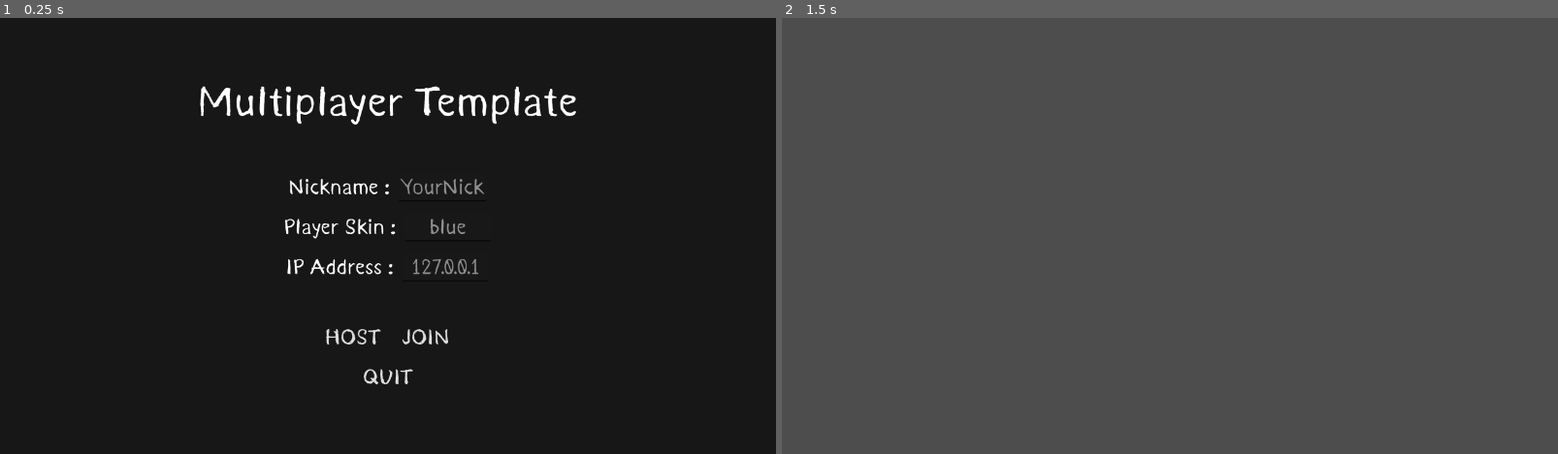
Above: before the commit, frames 1-2 (left to right).
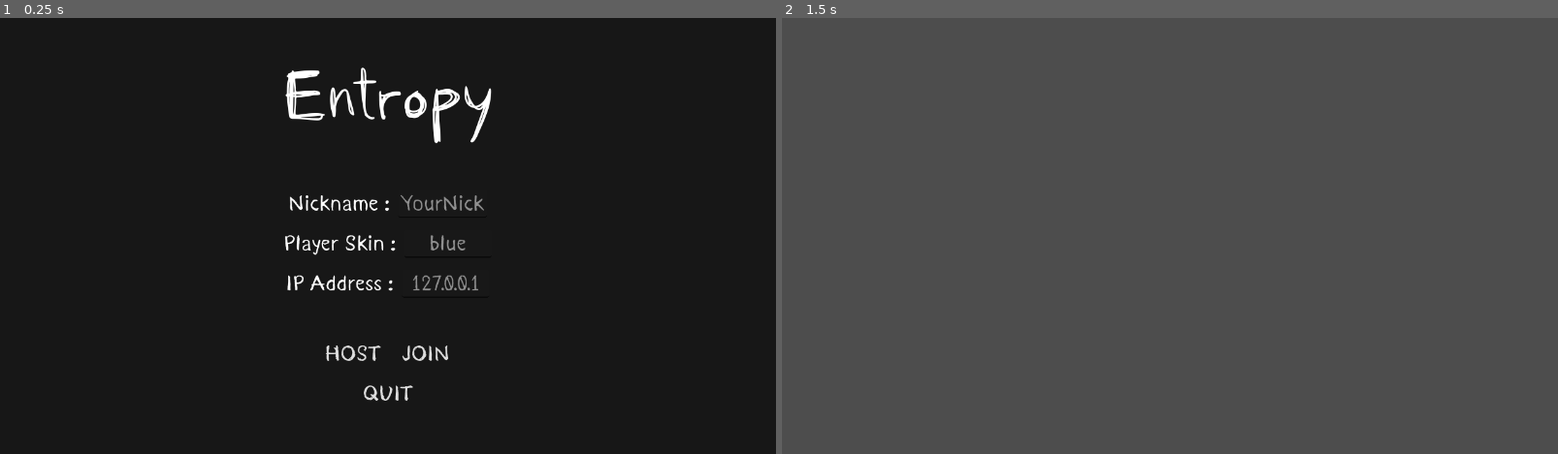
Above: after the commit, the same moments.

Repository: FreeSaladEggs/GGJ-2026
Game: Godot game, scene res://scenes/level/level.tscn
Same seed, same stepped clock (60 frames per second), same inputs: the game is played once before the commit and once after it.
Inputs (mouse positions are in pixels of both pictures, inside the frame that each line leads up to):
- Up to frame 1 (0.25 s): no input
- Up to frame 2 (1.5 s): click "HOST" at 0.5 s; tap Enter at 1.25 s; move the mouse to (1208, 236) at 1.27 s; hold W (move_forward) from 1.28 s (still down); tap R (attack) at 1.35 s; click (1208, 236) at 1.42 s

The runs differ from the first frame. In frame 1, 4.1% of the frame differs, in the area x 25-75%, y 11-88%; in frame 2, nothing differs.

Commit message:
esm el game
entrofy

Diff:
--- a/global-game-jam-2026-v/scenes/ui/main_menu_ui.tscn
+++ b/global-game-jam-2026-v/scenes/ui/main_menu_ui.tscn
@@ -1,12 +1,13 @@
-[gd_scene load_steps=4 format=3 uid="uid://bx7mq8t8hjn7q"]
+[gd_scene format=3 uid="uid://bx7mq8t8hjn7q"]
 
 [ext_resource type="FontFile" uid="uid://diapabmalpcrj" path="res://assets/fonts/Kurland.ttf" id="1_font"]
+[ext_resource type="FontFile" uid="uid://guh442jd2yjb" path="res://assets/fonts/Poesing.ttf" id="2_b8bkt"]
 [ext_resource type="Script" uid="uid://wfj6b11wkwx2" path="res://scripts/main_menu_ui.gd" id="2_script"]
 
 [sub_resource type="StyleBoxLine" id="StyleBoxLine_npnbc"]
 color = Color(0, 0, 0, 0)
 
-[node name="MainMenuUI" type="Control"]
+[node name="MainMenuUI" type="Control" unique_id=1349505428]
 layout_mode = 3
 anchors_preset = 15
 anchor_right = 1.0
@@ -15,7 +16,7 @@
 grow_vertical = 2
 script = ExtResource("2_script")
 
-[node name="ColorRect" type="ColorRect" parent="."]
+[node name="ColorRect" type="ColorRect" parent="." unique_id=1314480336]
 layout_mode = 1
 anchors_preset = 15
 anchor_right = 1.0
@@ -24,7 +25,7 @@
 grow_vertical = 2
 color = Color(0.0901961, 0.0901961, 0.0901961, 1)
 
-[node name="MainContainer" type="VBoxContainer" parent="."]
+[node name="MainContainer" type="VBoxContainer" parent="." unique_id=588899682]
 layout_mode = 1
 anchors_preset = 14
 anchor_top = 0.5
@@ -37,15 +38,15 @@
 theme_override_constants/separation = 50
 alignment = 1
 
-[node name="Label" type="Label" parent="MainContainer"]
+[node name="Label" type="Label" parent="MainContainer" unique_id=1271503245]
 layout_mode = 2
 size_flags_horizontal = 6
 size_flags_vertical = 0
-theme_override_fonts/font = ExtResource("1_font")
-theme_override_font_sizes/font_size = 70
-text = "Multiplayer Template"
+theme_override_fonts/font = ExtResource("2_b8bkt")
+theme_override_font_sizes/font_size = 120
+text = "Entropy"
 
-[node name="MainMenu" type="VBoxContainer" parent="MainContainer"]
+[node name="MainMenu" type="VBoxContainer" parent="MainContainer" unique_id=1394153058]
 layout_direction = 1
 layout_mode = 2
 size_flags_horizontal = 4
@@ -53,25 +54,25 @@
 theme_override_constants/separation = 20
 alignment = 1
 
-[node name="HSeparator1" type="HSeparator" parent="MainContainer/MainMenu"]
+[node name="HSeparator1" type="HSeparator" parent="MainContainer/MainMenu" unique_id=566263363]
 layout_mode = 2
 theme_override_constants/separation = 10
 theme_override_styles/separator = SubResource("StyleBoxLine_npnbc")
 
-[node name="Option1" type="HBoxContainer" parent="MainContainer/MainMenu"]
+[node name="Option1" type="HBoxContainer" parent="MainContainer/MainMenu" unique_id=1901560822]
 layout_mode = 2
 size_flags_horizontal = 4
 size_flags_vertical = 4
 alignment = 1
 
-[node name="Label" type="Label" parent="MainContainer/MainMenu/Option1"]
+[node name="Label" type="Label" parent="MainContainer/MainMenu/Option1" unique_id=103856760]
 layout_mode = 2
 size_flags_horizontal = 4
 theme_override_fonts/font = ExtResource("1_font")
 theme_override_font_sizes/font_size = 35
 text = "Nickname : "
 
-[node name="NickInput" type="LineEdit" parent="MainContainer/MainMenu/Option1"]
+[node name="NickInput" type="LineEdit" parent="MainContainer/MainMenu/Option1" unique_id=998896876]
 layout_mode = 2
 theme_override_fonts/font = ExtResource("1_font")
 theme_override_font_sizes/font_size = 35
@@ -79,19 +80,19 @@
 max_length = 20
 expand_to_text_length = true
 
-[node name="Option2" type="HBoxContainer" parent="MainContainer/MainMenu"]
+[node name="Option2" type="HBoxContainer" parent="MainContainer/MainMenu" unique_id=800915173]
 layout_mode = 2
 size_flags_vertical = 4
 alignment = 1
 
-[node name="Label" type="Label" parent="MainContainer/MainMenu/Option2"]
+[node name="Label" type="Label" parent="MainContainer/MainMenu/Option2" unique_id=2010460183]
 layout_mode = 2
 size_flags_horizontal = 4
 theme_override_fonts/font = ExtResource("1_font")
 theme_override_font_sizes/font_size = 35
 text = "Player Skin : "
 
-[node name="SkinInput" type="LineEdit" parent="MainContainer/MainMenu/Option2"]
+[node name="SkinInput" type="LineEdit" parent="MainContainer/MainMenu/Option2" unique_id=710805100]
 layout_mode = 2
 size_flags_horizontal = 4
 theme_override_fonts/font = ExtResource("1_font")
@@ -100,20 +101,20 @@
 alignment = 1
 expand_to_text_length = true
 
-[node name="Option3" type="HBoxContainer" parent="MainContainer/MainMenu"]
+[node name="Option3" type="HBoxContainer" parent="MainContainer/MainMenu" unique_id=829863446]
 layout_mode = 2
 size_flags_horizontal = 4
 size_flags_vertical = 4
 alignment = 1
 
-[node name="Label" type="Label" parent="MainContainer/MainMenu/Option3"]
+[node name="Label" type="Label" parent="MainContainer/MainMenu/Option3" unique_id=790739463]
 layout_mode = 2
 size_flags_horizontal = 4
 theme_override_fonts/font = ExtResource("1_font")
 theme_override_font_sizes/font_size = 35
 text = "IP Address : "
 
-[node name="AddressInput" type="LineEdit" parent="MainContainer/MainMenu/Option3"]
+[node name="AddressInput" type="LineEdit" parent="MainContainer/MainMenu/Option3" unique_id=922286227]
 layout_mode = 2
 theme_override_fonts/font = ExtResource("1_font")
 theme_override_font_sizes/font_size = 35
@@ -121,44 +122,44 @@
 alignment = 1
 expand_to_text_length = true
 
-[node name="HSeparator2" type="HSeparator" parent="MainContainer/MainMenu"]
+[node name="HSeparator2" type="HSeparator" parent="MainContainer/MainMenu" unique_id=1680648447]
 layout_mode = 2
 theme_override_constants/separation = 30
 theme_override_styles/separator = SubResource("StyleBoxLine_npnbc")
 
-[node name="Buttons" type="HBoxContainer" parent="MainContainer/MainMenu"]
+[node name="Buttons" type="HBoxContainer" parent="MainContainer/MainMenu" unique_id=51052093]
 layout_mode = 2
 theme_override_constants/separation = 30
 alignment = 1
 
-[node name="Host" type="Button" parent="MainContainer/MainMenu/Buttons"]
+[node name="Host" type="Button" parent="MainContainer/MainMenu/Buttons" unique_id=2143335380]
 layout_mode = 2
+theme_override_colors/font_pressed_color = Color(0, 0.52549, 0, 1)
 theme_override_colors/font_hover_color = Color(0, 0.52549, 0, 1)
-theme_override_colors/font_pressed_color = Color(0, 0.52549, 0, 1)
 theme_override_fonts/font = ExtResource("1_font")
 theme_override_font_sizes/font_size = 35
 text = "HOST"
 flat = true
 
-[node name="Join" type="Button" parent="MainContainer/MainMenu/Buttons"]
+[node name="Join" type="Button" parent="MainContainer/MainMenu/Buttons" unique_id=73276680]
 layout_mode = 2
+theme_override_colors/font_pressed_color = Color(0, 0.52549, 0, 1)
 theme_override_colors/font_hover_color = Color(0, 0.525257, 0, 1)
-theme_override_colors/font_pressed_color = Color(0, 0.52549, 0, 1)
 theme_override_fonts/font = ExtResource("1_font")
 theme_override_font_sizes/font_size = 35
 text = "JOIN"
 flat = true
 
-[node name="Option4" type="HBoxContainer" parent="MainContainer/MainMenu"]
+[node name="Option4" type="HBoxContainer" parent="MainContainer/MainMenu" unique_id=940297530]
 layout_mode = 2
 size_flags_horizontal = 4
 size_flags_vertical = 4
 alignment = 1
 
-[node name="Quit" type="Button" parent="MainContainer/MainMenu/Option4"]
+[node name="Quit" type="Button" parent="MainContainer/MainMenu/Option4" unique_id=1672994946]
 layout_mode = 2
+theme_override_colors/font_pressed_color = Color(0.858824, 0, 0, 0.862745)
 theme_override_colors/font_hover_color = Color(0.858807, 4.71681e-06, 1.15514e-06, 0.862745)
-theme_override_colors/font_pressed_color = Color(0.858824, 0, 0, 0.862745)
 theme_override_fonts/font = ExtResource("1_font")
 theme_override_font_sizes/font_size = 35
 text = "QUIT"
Binary file added: global-game-jam-2026-v/assets/fonts/Poesing.ttf
Not shown, added: global-game-jam-2026-v/assets/fonts/Poesing.ttf.import
Not shown, changed: global-game-jam-2026-v/TemplateOnlineMultiplayer.pck
